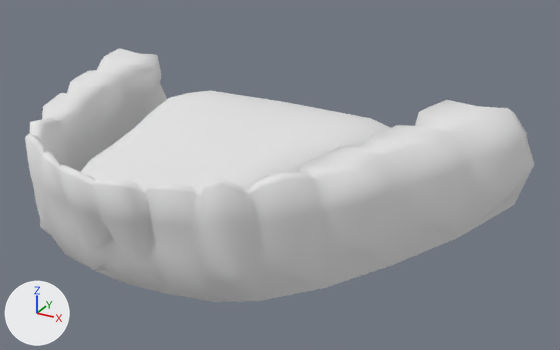
A saved change to the OBJ model data/mesh/Utah/Uth_Teeth_Lo_GrpShape.obj.
Rendered twice from a camera (50 mm lens) standing at (6.24, -19.27, 168.99) and looking at (0.78, -9.35, 164.03). The lights are fixed; the arrows at lower left show +X, +Y and +Z. Where no turn or scale is listed for an object, it has been applied to the vertices.

Names of what the first picture shows: 'Uth_Teeth_Lo_GrpShape'.
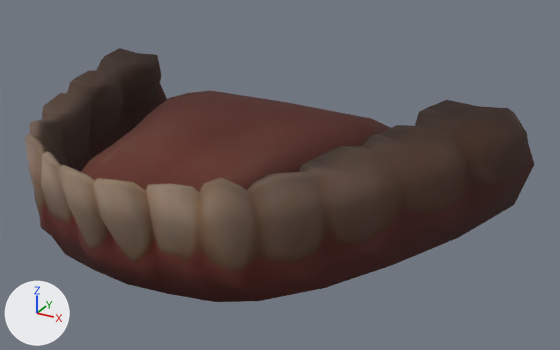
Changed parts and their boxes (x1, y1, x2, y2) in the pictures (560 x 350 px):
'Uth_Teeth_Lo_GrpShape', surface changed (white to brown)
    both: (25, 48, 534, 302)

The change, as a diff of the scene's bpy script:
```diff
--- a/data/mesh/Utah/Uth_Teeth_Lo_GrpShape.obj.py
+++ b/data/mesh/Utah/Uth_Teeth_Lo_GrpShape.obj.py
@@ img_chrutah_head_diffuse_dds @@
+img_chrutah_head_diffuse_dds = load_image('ChrUtah_Head_Diffuse.dds', 'ChrUtah_Head_Diffuse.dds', 2048, 2048, 'sRGB')
@@ img_chrutah_head_normal_dds @@
+img_chrutah_head_normal_dds = load_image('ChrUtah_Head_Normal.dds', 'ChrUtah_Head_Normal.dds', 2048, 2048, 'sRGB')
@@ mat_chrutah_mesh_eyesmouth_sg @@
 n0 = _N.new('ShaderNodeBsdfPrincipled'); n0.name = 'Principled BSDF'
 n1 = _N.new('ShaderNodeOutputMaterial'); n1.name = 'Material Output'
+n2 = _N.new('ShaderNodeTexImage'); n2.name = 'Image Texture'
+n2.image = img_chrutah_head_diffuse_dds
+n3 = _N.new('ShaderNodeTexImage'); n3.name = 'Image Texture.001'
+n3.image = img_chrutah_head_normal_dds
+n4 = _N.new('ShaderNodeNormalMap'); n4.name = 'Normal Map'
+n4.inputs[0].default_value = 0.0  # 'Strength'
 _L.new(n0.outputs[0], n1.inputs[0])  # 'BSDF' to 'Surface'
+_L.new(n2.outputs[0], n0.inputs[0])  # 'Color' to 'Base Color'
+_L.new(n3.outputs[0], n4.inputs[1])  # 'Color' to 'Color'
+_L.new(n4.outputs[0], n0.inputs[5])  # 'Normal' to 'Normal'
```
